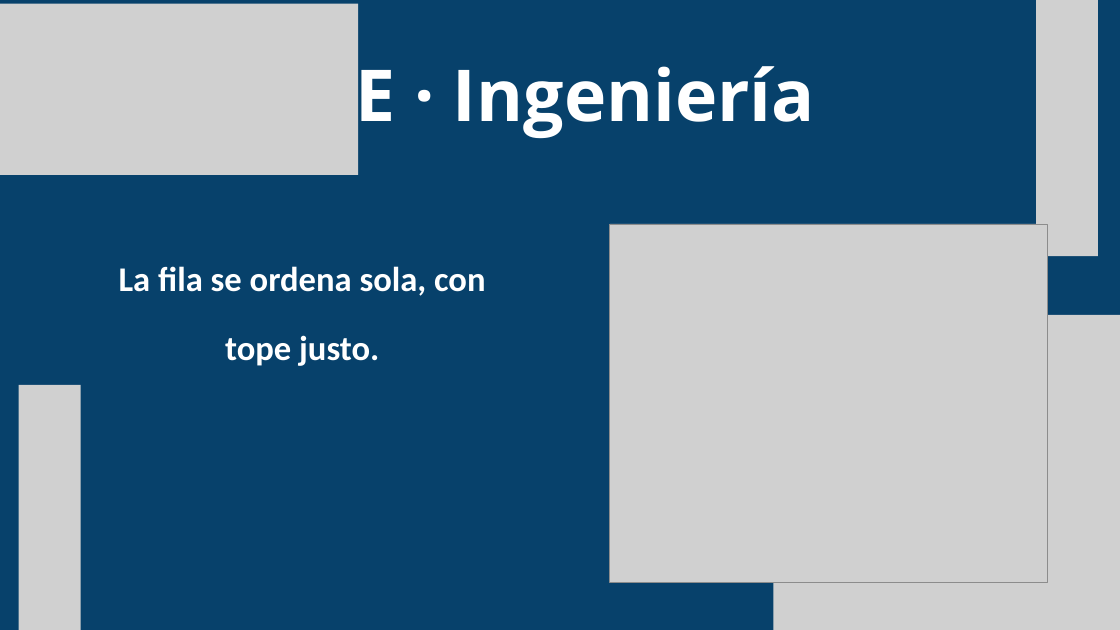
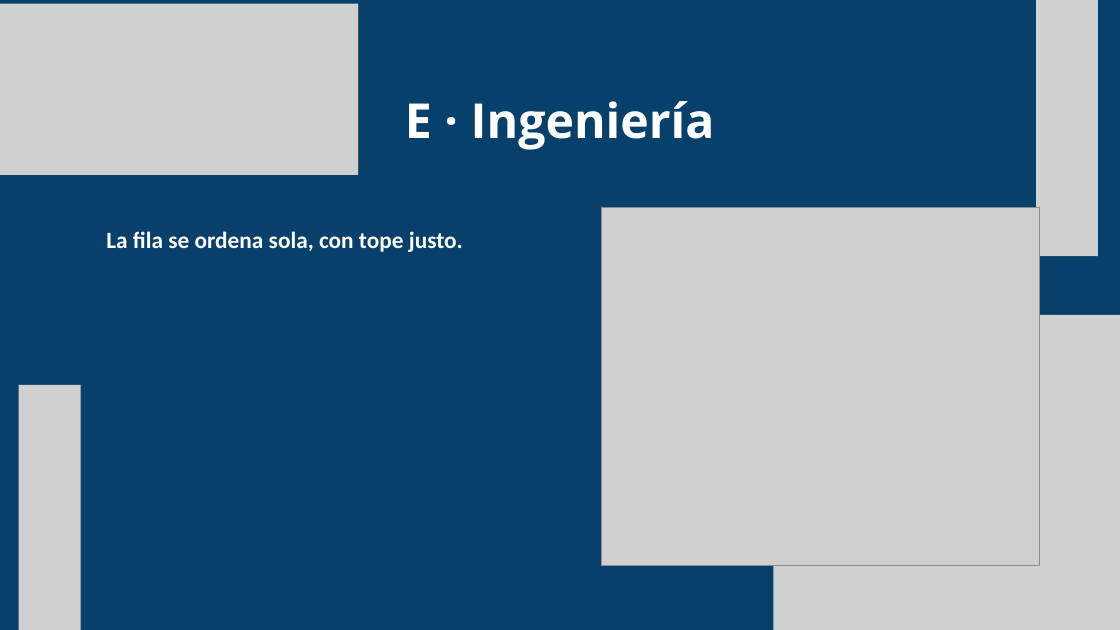
Before and after one commit to ejercitopalomazi9111-arch/mazi-central, a slide deck: slide 16 of fadori/presentacion/Fadori-STEAM.pptx. Drawn at 1120x630 pixels with LibreOffice and Linux fonts; fonts in the diff are those of the drawing; grey boxes stand for pictures. Boxes give left, top, right and bottom in pixels: in the first picture for what was removed or moved away, otherwise in the second. Text is boxed around its words. In the diff, an @@ line names an element or a change of style, - is before the commit and + after.

```diff
--- a/fadori/presentacion/Fadori-STEAM.pptx
+++ b/fadori/presentacion/Fadori-STEAM.pptx
@@ text "E · Ingeniería" moved from (x1=355, y1=54, x2=815, y2=139) to (x1=405, y1=101, x2=715, y2=150) @@
@@ text "E · Ingeniería" at (x1=405, y1=101, x2=715, y2=150): size 92 to 62 pt @@
@@ text "La fila se ordena sola, ..." moved from (x1=119, y1=266, x2=485, y2=366) to (x1=106, y1=231, x2=463, y2=252) @@
@@ text "La fila se ordena sola, ..." at (x1=106, y1=231, x2=463, y2=252): size 44.5 to 30 pt; alignment centre to left @@
@@ picture moved from (x1=610, y1=224, x2=1048, y2=582) to (x1=601, y1=207, x2=1039, y2=566) @@
```
Also in this commit, not shown: 18 other slides changed, 5 other files.
